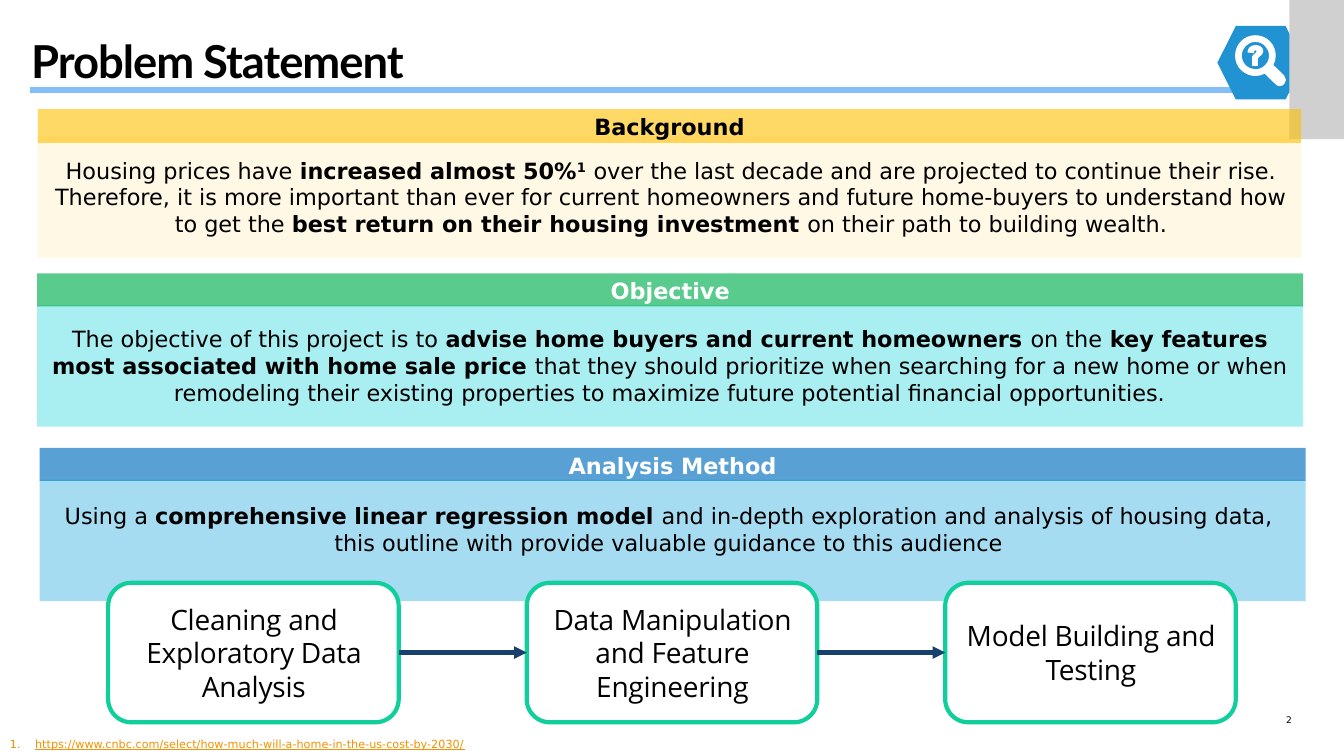
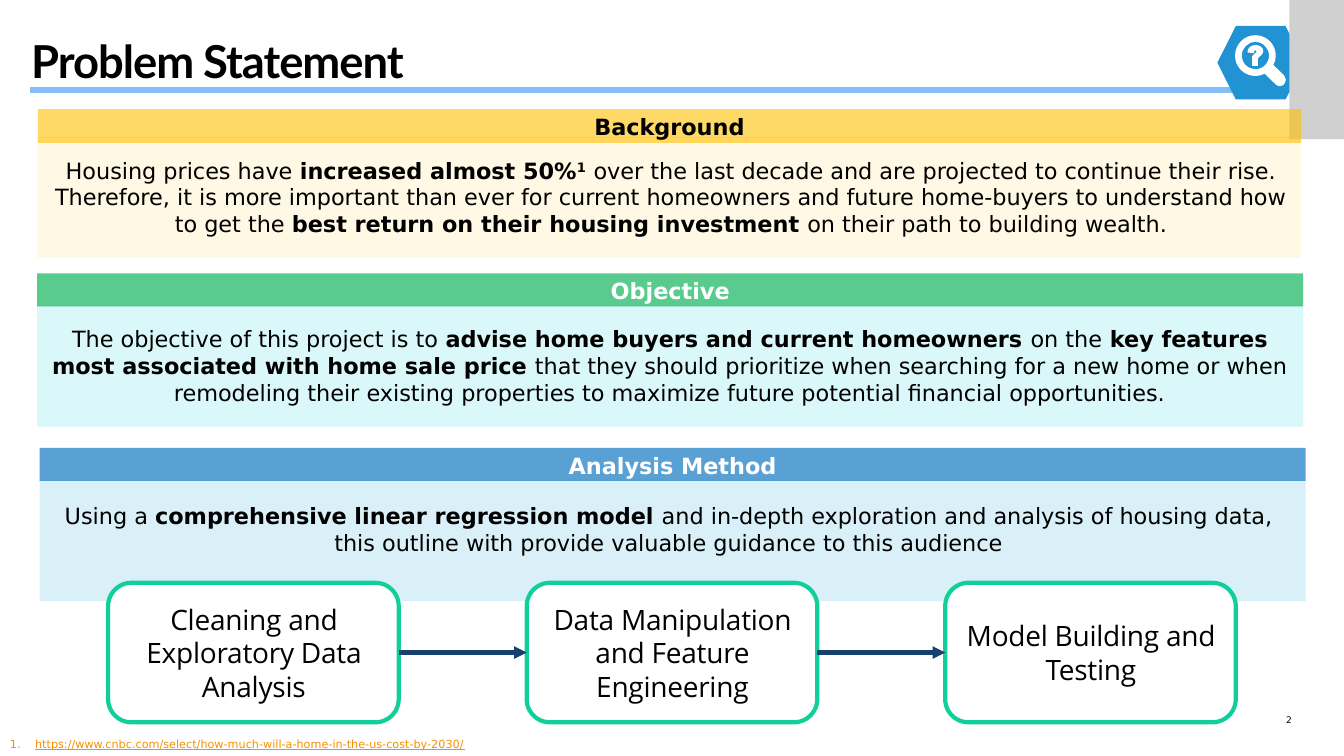
Before and after one commit to farahmalik11/project-2, a slide deck: slide 2 of Housing_Data_Exploration_SalePrice_Predictors.pptx. Drawn at 1344x756 pixels with LibreOffice and Linux fonts; fonts in the diff are those of the drawing; grey boxes stand for pictures. Boxes give left, top, right and bottom in pixels: in the first picture for what was removed or moved away, otherwise in the second. Text is boxed around its words. In the diff, an @@ line names an element or a change of style, - is before the commit and + after.

```diff
--- a/Housing_Data_Exploration_SalePrice_Predictors.pptx
+++ b/Housing_Data_Exploration_SalePrice_Predictors.pptx
@@ rectangle at [37,306,1304,427]: fill #0BD0D9 at 35% opacity to #0BD0D9 at 15% opacity @@
@@ rectangle at [39,480,1306,602]: fill #009DD9 at 35% opacity to #009DD9 at 15% opacity @@
```
Also in this commit, not shown: 1 other file.
